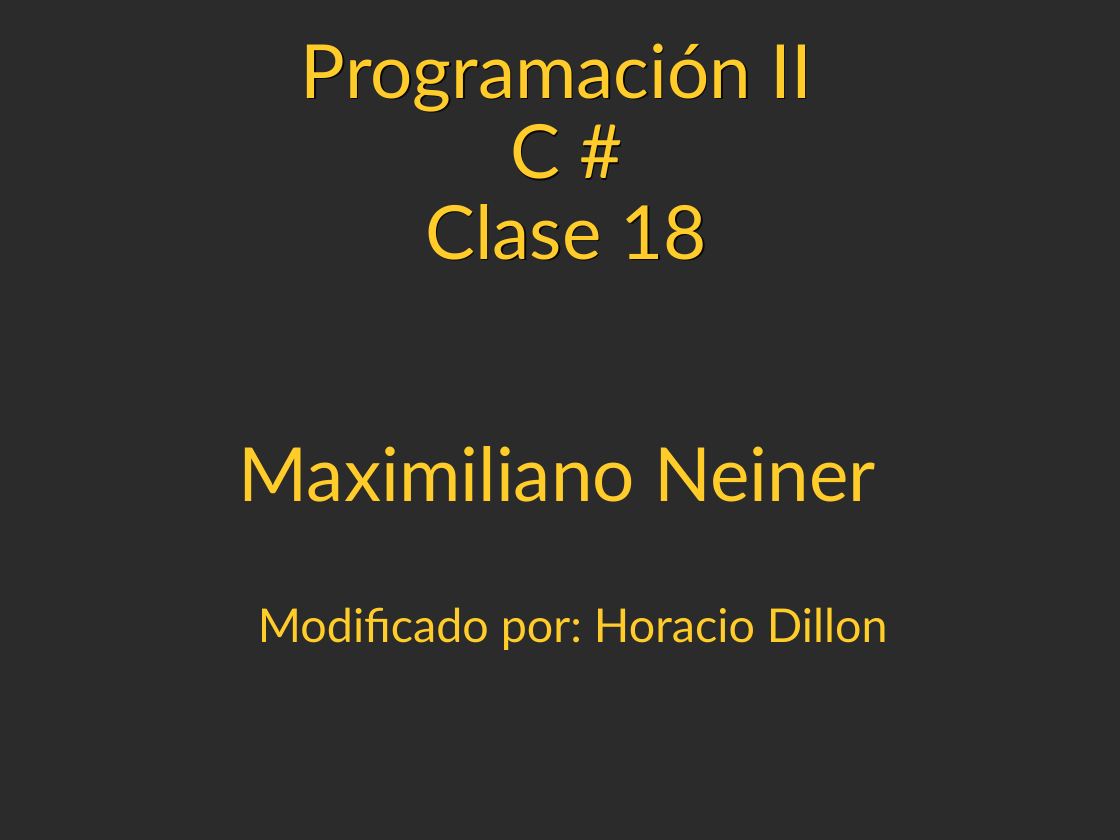
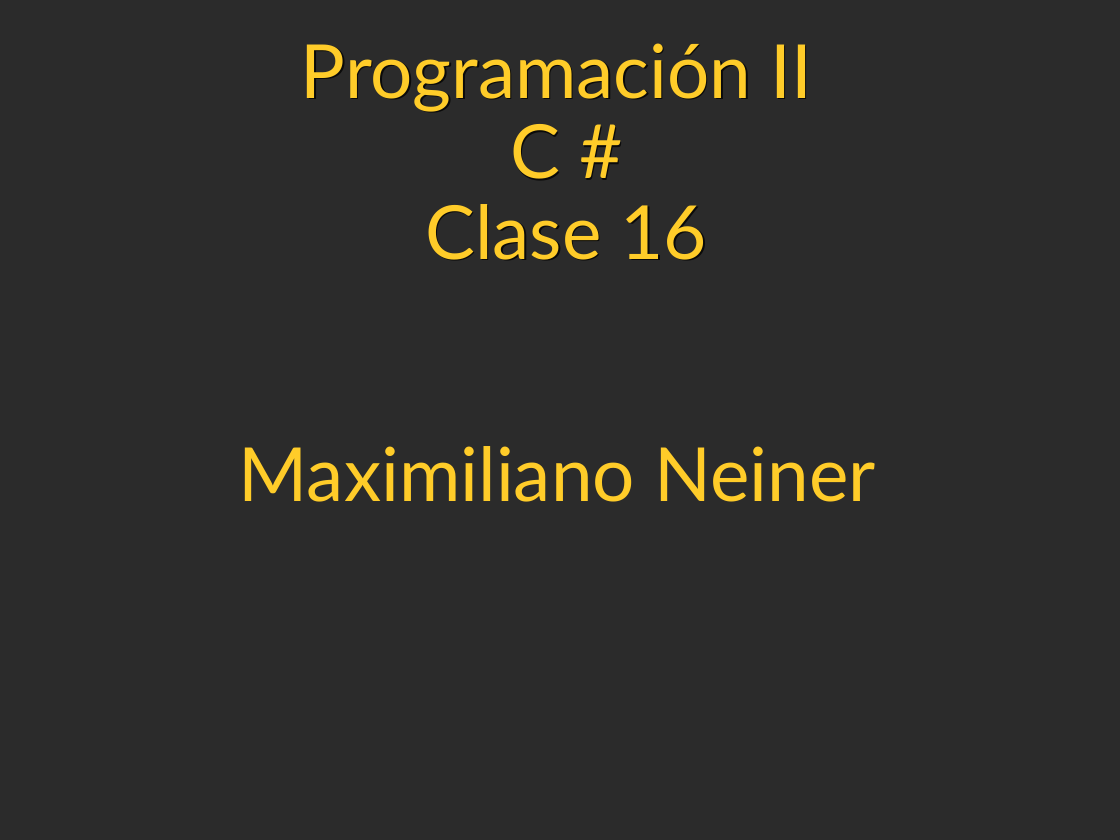
Before and after one commit to agustinezequielgomez/Laboratorio-II, a slide deck: slide 1 of Campus/PPT's/ProgramacionII_Clase_18-2017.ppt. Drawn at 1120x840 pixels with LibreOffice and Linux fonts; fonts in the diff are those of the drawing; background and template pictures are left out; a plain dark background stands for a picture behind light text. Boxes give left, top, right and bottom in pixels: in the first picture for what was removed or moved away, otherwise in the second. Text is boxed around its words. In the diff, an @@ line names an element or a change of style, - is before the commit and + after.

```diff
--- a/Campus/PPT's/ProgramacionII_Clase_18-2017.ppt
+++ b/Campus/PPT's/ProgramacionII_Clase_18-2017.ppt
@@ text at box(301, 43, 812, 260): text changed @@
-Programación II
-C #
-Clase 18
+Programación II
+C #
+Clase 16
@@ text removed at box(258, 607, 888, 650) @@
-Modificado por: Horacio Dillon
```
Also in this commit, not shown: 5 other slides changed, 5 slides removed, 27 other files.
